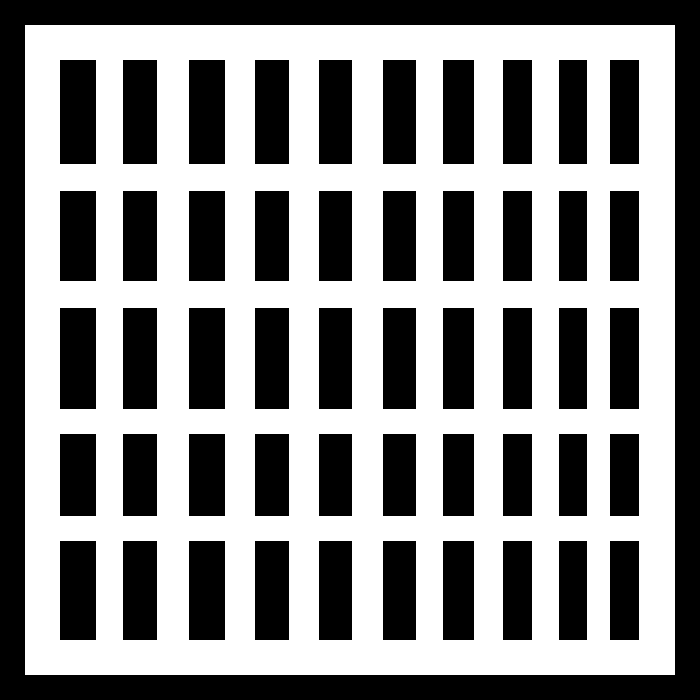
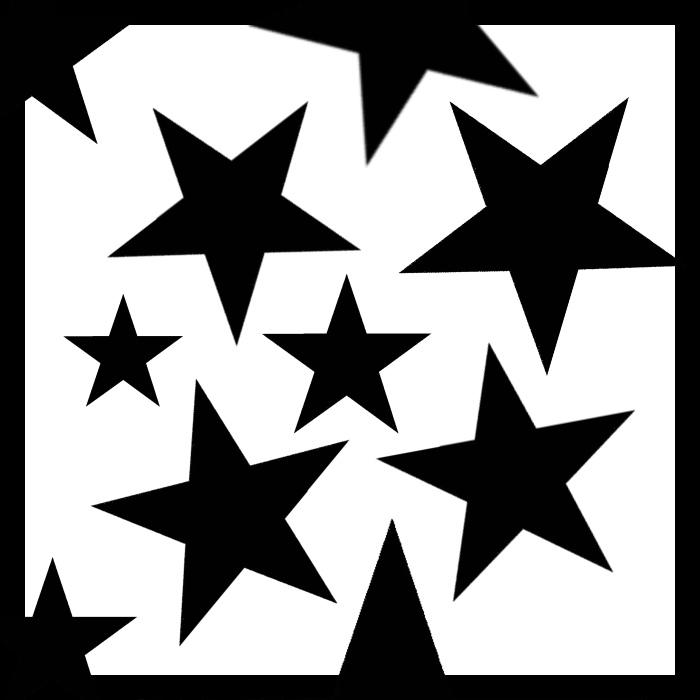
The second 700px x 700px image is a revision of the first. Changes to its layers:
removed layer "shapes2" over [39, 35, 658, 662]
renamed "shapes" to "Normal shapes", hid it, painted on it over [36, 38, 663, 662]
added layer "convex shapes" above "Background" over [0, 0, 686, 700]
